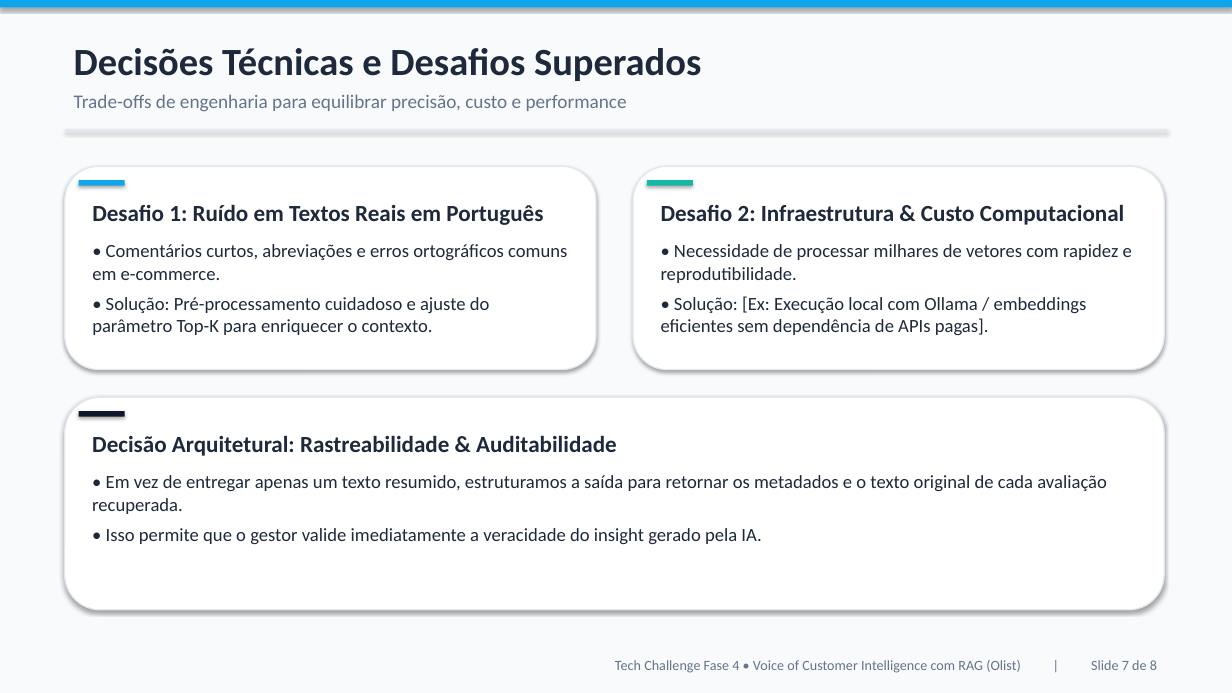
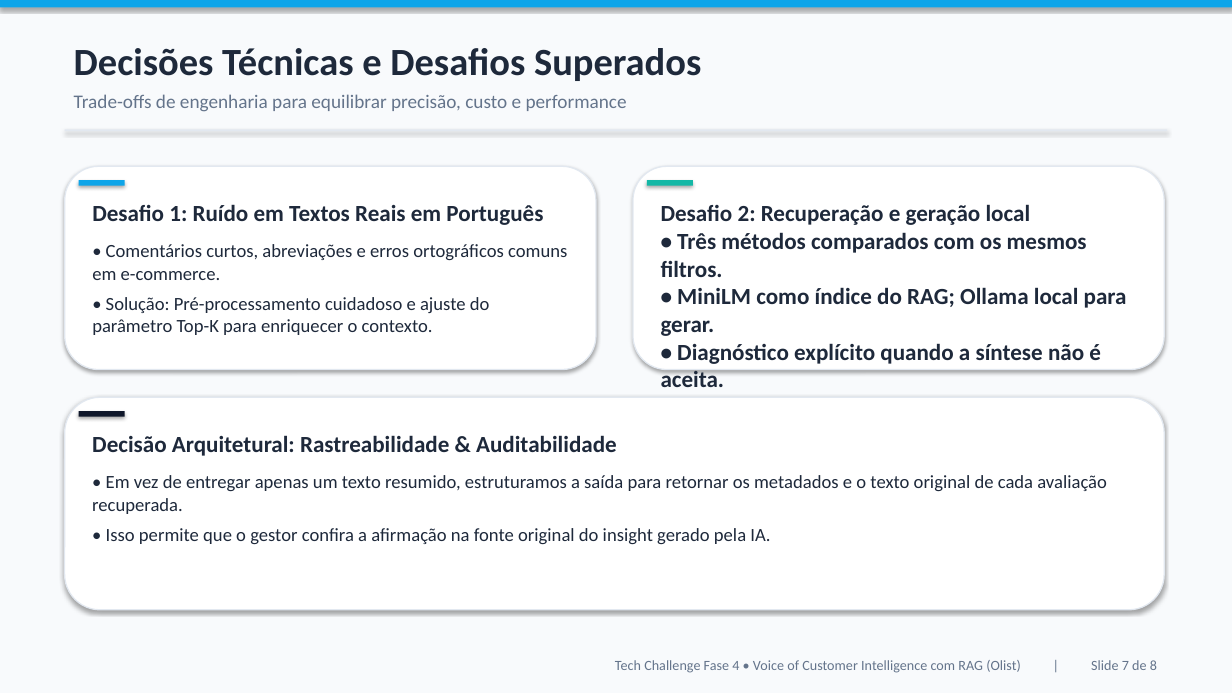
Before and after one commit to zv-bryan/FIAP-TECH-CHALLENGE-FASE-04, a slide deck: slide 7 of slides/TechChallenge_Fase4_RAG_Olist.pptx. Drawn at 1232x693 pixels with LibreOffice and Linux fonts; fonts in the diff are those of the drawing. Boxes give left, top, right and bottom in pixels: in the first picture for what was removed or moved away, otherwise in the second. Text is boxed around its words. In the diff, an @@ line names an element or a change of style, - is before the commit and + after.

```diff
--- a/slides/TechChallenge_Fase4_RAG_Olist.pptx
+++ b/slides/TechChallenge_Fase4_RAG_Olist.pptx
@@ text at (661,204,1127,364): text changed; size 14.5 to 18 pt; bold on @@
-Desafio 2: Infraestrutura & Custo Computacional
-• Necessidade de processar milhares de vetores com rapidez e reprodutibilidade.
-• Solução: [Ex: Execução local com Ollama / embeddings eficientes sem dependência de APIs pagas].
+Desafio 2: Recuperação e geração local
+• Três métodos comparados com os mesmos filtros.
+• MiniLM como índice do RAG; Ollama local para gerar.
+• Diagnóstico explícito quando a síntese não é aceita.
@@ text at (106,528,770,544): text changed @@
-• Isso permite que o gestor valide imediatamente a veracidade do insight gerado pela IA.
+• Isso permite que o gestor confira a afirmação na fonte original do insight gerado pela IA.
```
Also in this commit, not shown: 3 other slides changed, 26 other files.
